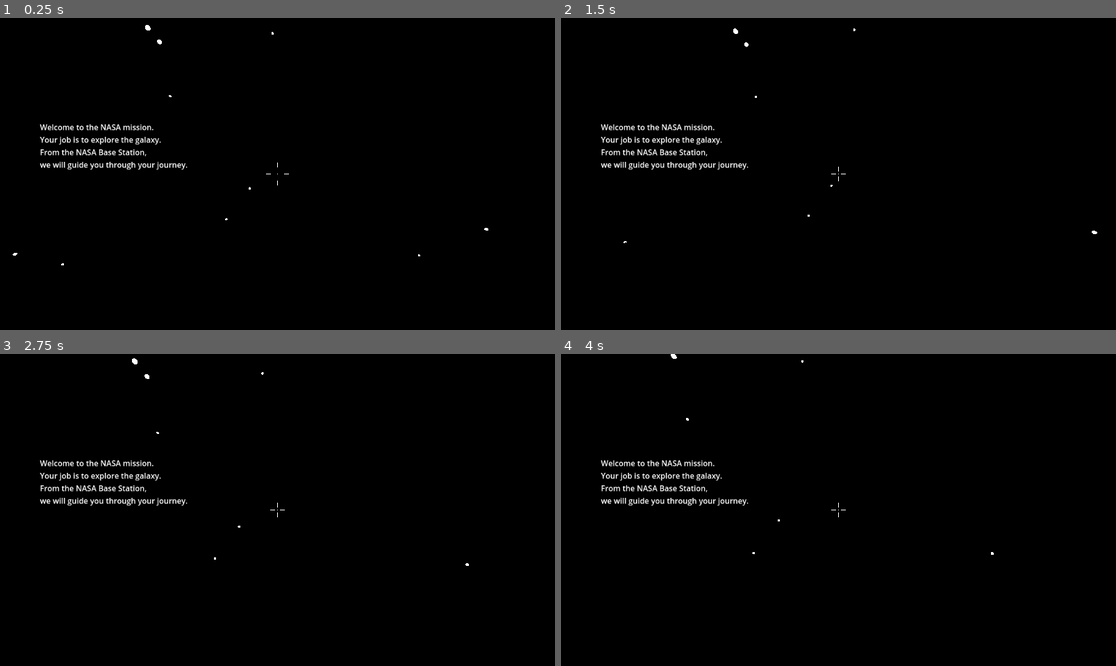
Above: before the commit, frames 1-4 (two rows, left to right).
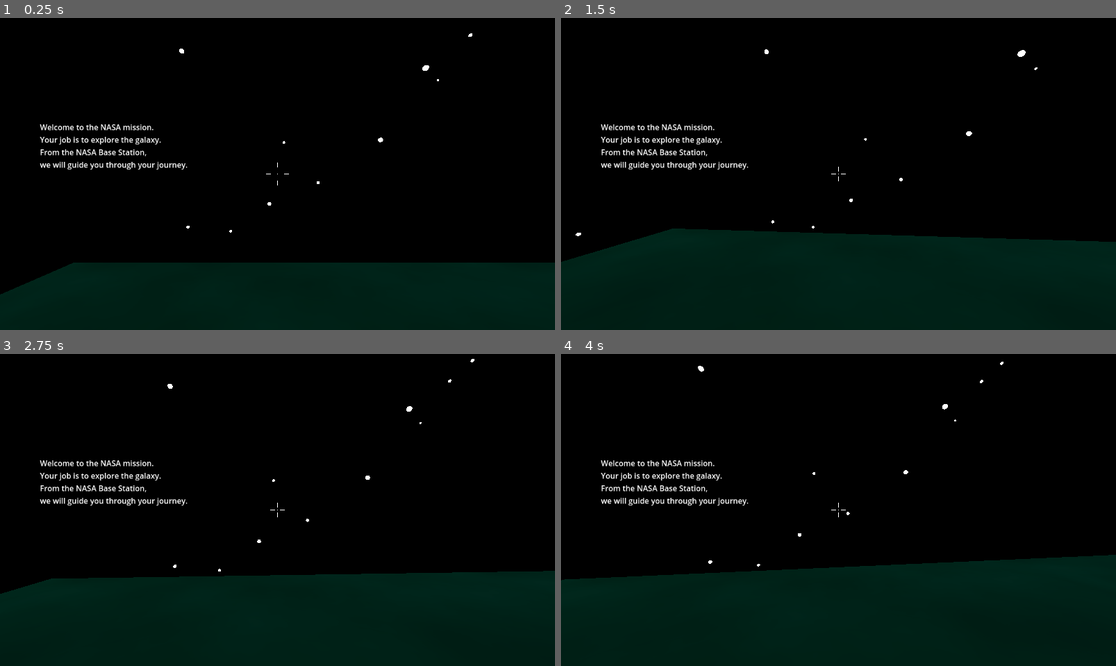
Above: after the commit, the same moments.

Repository: asanzra/Sky-Wanderer-NASA-Space-Apps
Game: Godot game, scene res://test_world.tscn
The game is run twice, just before and just after one commit, with the same random seed, the same clock (stepped at 60 frames per second) and the same inputs.
Inputs (mouse positions are in pixels of both pictures, inside the frame that each line leads up to):
- Up to frame 1 (0.25 s): no input
- Up to frame 2 (1.5 s): tap Enter (ui_accept) at 0.5, 0.77, 1.25 s; move the mouse to (866, 174) at 0.52 s; hold Up (ui_up) from 0.53 s (still down); tap C (crouch) at 0.6 s; move the mouse to (810, 174) at 1.27 s; tap Shift (sprint) at 1.35 s
- Up to frame 3 (2.75 s): keep holding Up (ui_up); tap Enter (ui_accept) at 1.52, 2 s; move the mouse to (288, 503) at 2.02 s; tap C (crouch) at 2.1 s
- Up to frame 4 (4 s): keep holding Up (ui_up); tap Enter (ui_accept) at 2.75, 3.02, 3.5, 3.77 s; move the mouse to (832, 516) at 2.77 s; tap Shift (sprint) at 2.85 s; move the mouse to (877, 513) at 3.52 s; tap C (crouch) at 3.6 s

The runs differ from the first frame. In frame 1, 21% of the frame differs, in the area x 0-100%, y 2-100%; in frame 2, 30%; in frame 3, 29%; in frame 4, 32%, in the area x 0-100%, y 0-100%.

Commit message:
Rework and cleanup of node structure
Also set of global lights to look like it is nightime

Diff:
--- a/Godot_project/test_world.tscn
+++ b/Godot_project/test_world.tscn
@@ -1,10 +1,7 @@
-[gd_scene load_steps=17 format=3 uid="uid://cs4drhmc1bql5"]
+[gd_scene load_steps=11 format=3 uid="uid://cs4drhmc1bql5"]
 
 [ext_resource type="PackedScene" uid="uid://cc1m2a1obsyn4" path="res://addons/fpc/character.tscn" id="1_e18vq"]
-[ext_resource type="Texture2D" uid="uid://pe7a4weirj2g" path="res://textures/dark.png" id="2_08fdt"]
 [ext_resource type="Shader" path="res://black_sky_shader.gdshader" id="2_mmfcg"]
-[ext_resource type="Texture2D" uid="uid://cxjxvqmf4boxq" path="res://textures/green.png" id="3_q4clv"]
-[ext_resource type="Texture2D" uid="uid://dsv4jm4vydflb" path="res://textures/orange.png" id="4_1ns5t"]
 [ext_resource type="Script" path="res://star_spawner.gd" id="5_j756e"]
 
 [sub_resource type="ShaderMaterial" id="ShaderMaterial_j2osq"]
@@ -38,30 +35,6 @@
 uv1_scale = Vector3(0.1, 0.1, 0.1)
 uv1_triplanar = true
 
-[sub_resource type="StandardMaterial3D" id="StandardMaterial3D_gomnb"]
-albedo_texture = ExtResource("2_08fdt")
-metallic = 0.81
-metallic_specular = 0.2
-roughness = 0.5
-uv1_triplanar = true
-uv1_triplanar_sharpness = 0.000850145
-
-[sub_resource type="StandardMaterial3D" id="StandardMaterial3D_u0sbk"]
-albedo_texture = ExtResource("3_q4clv")
-metallic = 0.81
-metallic_specular = 0.2
-roughness = 0.5
-uv1_triplanar = true
-uv1_triplanar_sharpness = 0.000850145
-
-[sub_resource type="StandardMaterial3D" id="StandardMaterial3D_7j4uu"]
-albedo_texture = ExtResource("4_1ns5t")
-metallic = 0.81
-metallic_specular = 0.2
-roughness = 0.5
-uv1_triplanar = true
-uv1_triplanar_sharpness = 0.000850145
-
 [node name="test_world" type="Node3D"]
 
 [node name="Character" parent="." instance=ExtResource("1_e18vq")]
@@ -72,7 +45,7 @@
 
 [node name="sun" type="DirectionalLight3D" parent="."]
 transform = Transform3D(0.87959, -0.436605, 0.188936, 0, 0.397148, 0.917755, -0.475732, -0.807248, 0.349328, 0, 0, 0)
-visible = false
+light_color = Color(0.0392157, 0.12549, 0.384314, 1)
 light_energy = 2.0
 shadow_enabled = true
 
@@ -84,33 +57,5 @@
 size = Vector3(30, 1, 30)
 material = SubResource("StandardMaterial3D_67ysu")
 
-[node name="CSGBox3D2" type="CSGBox3D" parent="terrain"]
-transform = Transform3D(1, 0, 0, 0, 1, 0, 0, 0, 1, 0, -0.5, -10)
-visible = false
-use_collision = true
-size = Vector3(10, 1, 10)
-material = SubResource("StandardMaterial3D_gomnb")
-
-[node name="CSGBox3D3" type="CSGBox3D" parent="terrain"]
-transform = Transform3D(1, 0, 0, 0, 1, 0, 0, 0, 1, -3, 1.8, -13)
-visible = false
-use_collision = true
-size = Vector3(4, 0.5, 4)
-material = SubResource("StandardMaterial3D_gomnb")
-
-[node name="CSGBox3D4" type="CSGBox3D" parent="terrain"]
-transform = Transform3D(0.882127, 0.471012, 0, -0.471012, 0.882127, 0, 0, 0, 1, -9.5, 1.2, -10)
-visible = false
-use_collision = true
-size = Vector3(10, 1, 10)
-material = SubResource("StandardMaterial3D_u0sbk")
-
-[node name="CSGBox3D5" type="CSGBox3D" parent="terrain"]
-transform = Transform3D(1, 0, 0, 0, 1, 0, 0, 0, 1, -4.5, 3, -15.5)
-visible = false
-use_collision = true
-size = Vector3(19, 8, 1)
-material = SubResource("StandardMaterial3D_7j4uu")
-
-[node name="Node3D" type="Node3D" parent="."]
+[node name="StarSpawner" type="Node3D" parent="."]
 script = ExtResource("5_j756e")
